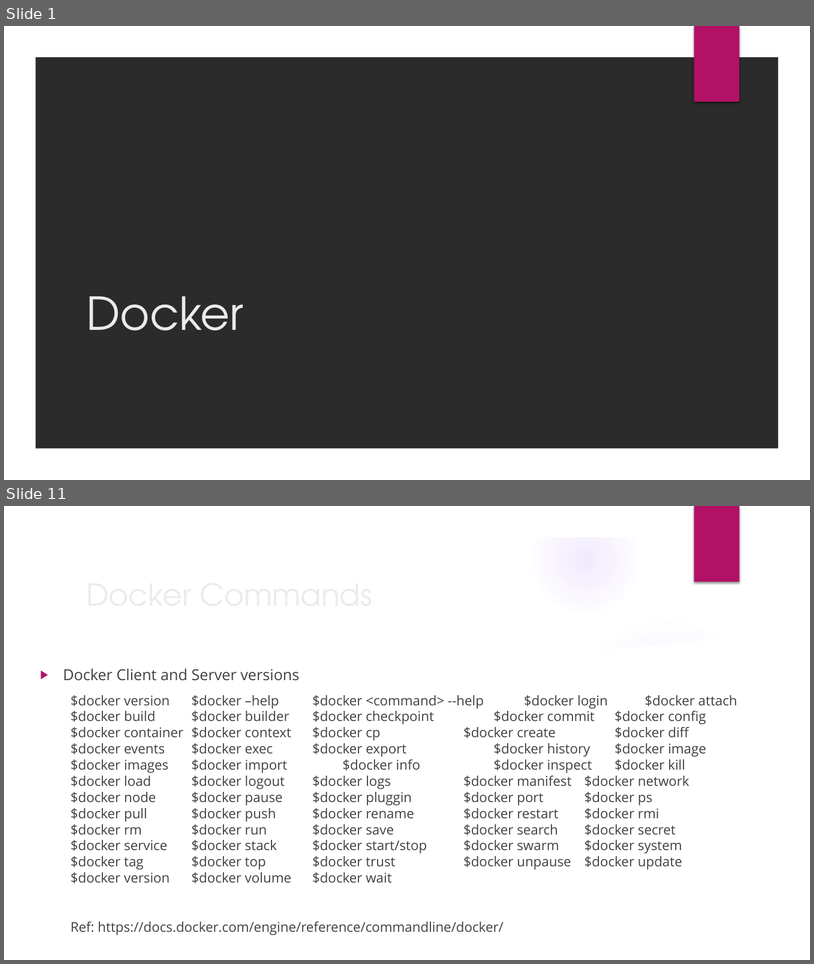
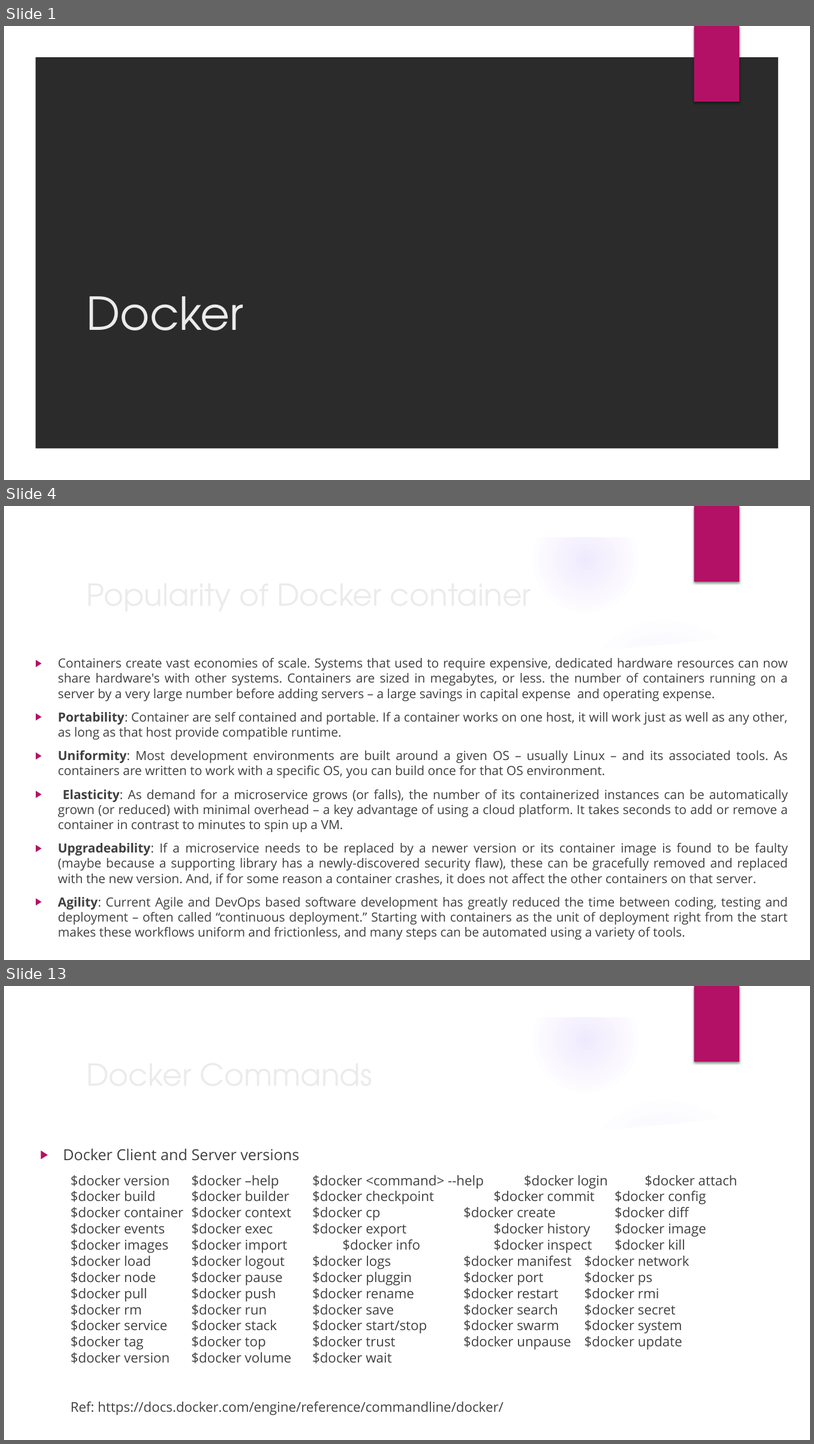
Before and after one commit to chandresh-4-u/ppts, a slide deck: docker.pptx. Shown one above the other, each under a label of ours: slides 1 and 11 before the commit, slides 1, 4 and 13 after it; the slides between them are not shown. The pictures are 814x964 and 814x1444 pixels, drawn with LibreOffice and Linux fonts; fonts in the diff are those of the drawing; background and template pictures are left out; a plain dark background stands for a picture behind light text. Boxes give left, top, right and bottom in pixels: in the first picture for what was removed or moved away, otherwise in the second. Text is boxed around its words. In the diff, an @@ line names an element or a change of style, - is before the commit and + after.

Commit message:
Benefits and Popularity

```diff
--- a/docker.pptx
+++ b/docker.pptx
@@ slide 4 added at <box>4,506,810,960</box>, background picture (left out); not listed: 9 template elements that a slide beside it also shows @@
@@ title added at <box>80,570,660,617</box>, 36 pt, text #EBEBEB @@
+Popularity of Docker container
@@ text added at <box>58,658,788,939</box>, 15 pt, text #404040 @@
+▶ Containers create vast economies of scale. Systems that used to require expensive, dedicated hardware resources can now share hardware's with other systems. Containers are sized in megabytes, or less. the number of containers running on a server by a very large number before adding servers – a large savings in capital expense and operating expense.
+▶ Portability: Container are self contained and portable. If a container works on one host, it will work just as well as any other, as long as that host provide compatible runtime.
+▶ Uniformity: Most development environments are built around a given OS – usually Linux – and its associated tools. As containers are written to work with a specific OS, you can build once for that OS environment.
+▶ Elasticity: As demand for a microservice grows (or falls), the number of its containerized instances can be automatically grown (or reduced) with minimal overhead – a key advantage of using a cloud platform. It takes seconds to add or remove a container in contrast to minutes to spin up a VM.
+▶ Upgradeability: If a microservice needs to be replaced by a newer version or its container image is found to be faulty (maybe because a supporting library has a newly-discovered security flaw), these can be gracefully removed and replaced with the new version. And, if for some reason a container crashes, it does not affect the other containers on that server.
+▶ Agility: Current Agile and DevOps based software development has greatly reduced the time between coding, testing and deployment – often called “continuous deployment.” Starting with containers as the unit of deployment right from the start makes these workflows uniform and frictionless, and many steps can be automated using a variety of tools.
@@ what was slide 11 is now slide 13 @@
```
Also in this commit, not shown: 9 slides changed, 1 other slide added.
